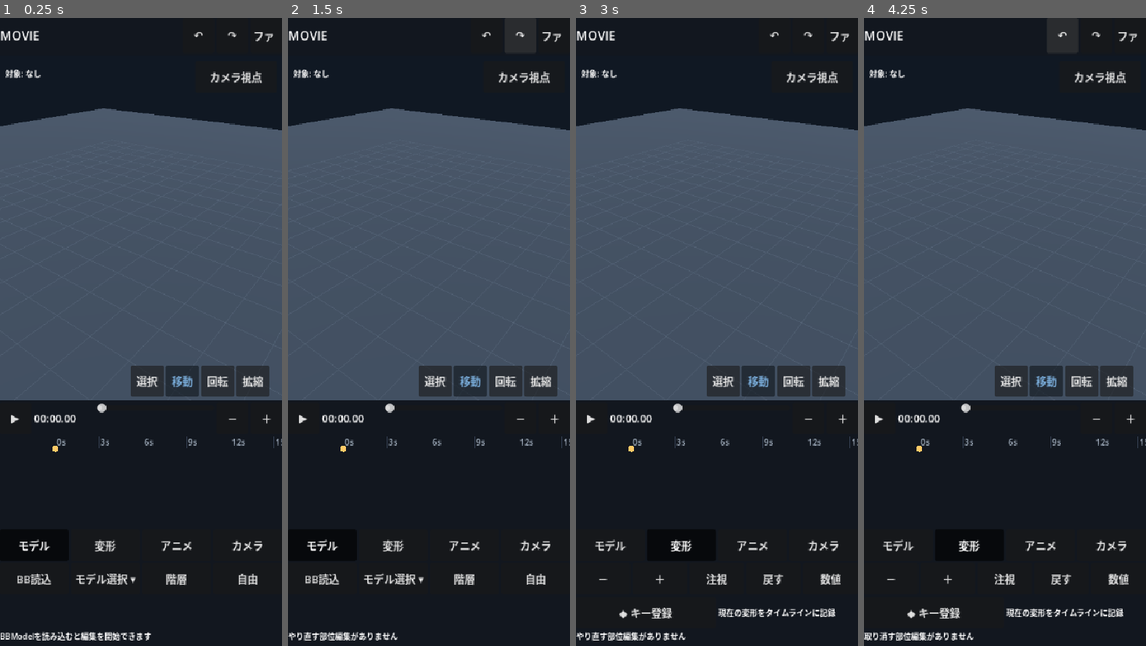
Above: before the commit, frames 1-4 (left to right).
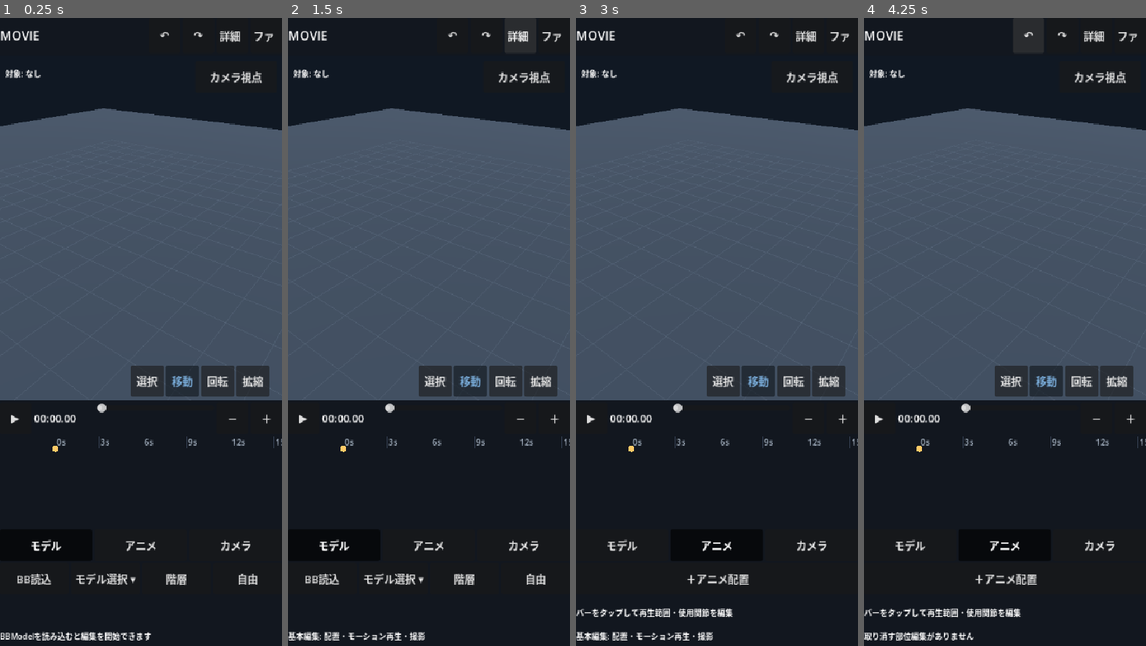
Above: after the commit, the same moments.

Repository: shejklgaia-png/movie_creater
Game: Godot game, scene res://scenes/editor.tscn
Two runs of this game, one before a commit and one after it. Both use one fixed random seed, a clock stepped at 60 frames per second and the inputs below.
Inputs (mouse positions are in pixels of both pictures, inside the frame that each line leads up to):
- Up to frame 1 (0.25 s): no input
- Up to frame 2 (1.5 s): click (519, 36) at 0.5 s, where only the run after the commit has a clickable "詳細編集"; click (519, 36) at 1.25 s, where only the run after the commit has a clickable "基本画面へ"
- Up to frame 3 (3 s): click "モデル" at 2 s; click (680, 545) at 2.75 s, where only the run before the commit has a clickable "変形"
- Up to frame 4 (4.25 s): click "↶" at 3.5 s

The runs differ from the first frame. In frame 1, 0.7% of the frame differs, in the area x 6-94%, y 2-85%; in frame 2, 1.2%; in frame 3, 2.5%, in the area x 0-94%, y 2-100%; in frame 4, 2.0%.

Commit message:
Separate basic and authoring workspaces; add clip loop and joint scope UI

Diff:
--- a/scripts/editor.gd
+++ b/scripts/editor.gd
@@ -70,6 +70,8 @@
 var category_pages: Dictionary = {}
 var category_buttons: Dictionary = {}
 var active_category := "モデル"
+var motion_workspace := false
+var workspace_button: Button
 var bb_assets: Dictionary = {}
 var picker_overlay: Control
 var picker_list: VBoxContainer
@@ -79,6 +81,9 @@
 var clip_title: Label
 var clip_fields: Dictionary = {}
 var clip_bone_list: VBoxContainer
+var clip_scope_controls: VBoxContainer
+var clip_limit_check: CheckBox
+var clip_loop_check: CheckBox
 var editing_clip_model := ""
 var editing_clip_uid := ""
 var mode_index := 0
@@ -158,6 +163,8 @@
     header.add_child(app_title)
     _make_button(header, "↶", _undo_part_edit).tooltip_text = "関節編集のみ取り消し"
     _make_button(header, "↷", _redo_part_edit).tooltip_text = "関節編集のみやり直し"
+    workspace_button = _make_button(header, "詳細編集", _toggle_workspace)
+    workspace_button.tooltip_text = "基本編集と関節・キーフレームの詳細編集を切り替え"
     _make_button(header, "ファイル", _open_file_menu)
 
     preview_panel = Control.new()
@@ -265,6 +272,7 @@
     timeline.key_dragged.connect(_on_key_dragged)
     timeline.clip_tapped.connect(_timeline_bar_tapped)
     timeline.clip_dragged.connect(_timeline_bar_dragged)
+    timeline.loop_end_dragged.connect(_on_loop_end_dragged)
     timeline.vertical_pan_requested.connect(_timeline_vertical_pan)
 
     # Four bounded categories replace five permanently stacked toolbar rows.
@@ -349,6 +357,7 @@
     _category_action(camera_row, "カメラ◆", _insert_camera_key)
     _category_action(camera_row, "カット編集", _open_camera_menu)
     _select_category("モデル")
+    _refresh_workspace()
 
     status_label = Label.new()
     status_label.custom_minimum_size = Vector2(0, 24)
@@ -390,6 +399,22 @@
     for key in category_pages:
         (category_pages[key] as Control).visible = key == category
         (category_buttons[key] as Button).set_pressed_no_signal(key == category)
+
+func _toggle_workspace() -> void:
+    motion_workspace = not motion_workspace
+    if not motion_workspace and pose_record_mode:
+        _toggle_pose_record()
+    _refresh_workspace()
+    _select_category("変形" if motion_workspace else "モデル")
+    _show_message("モーション編集: 関節とキーを編集できます" if motion_workspace else "基本編集: 配置・モーション再生・撮影")
+
+func _refresh_workspace() -> void:
+    if workspace_button != null:
+        workspace_button.text = "基本画面へ" if motion_workspace else "詳細編集"
+    if category_buttons.has("変形"):
+        (category_buttons["変形"] as Control).visible = motion_workspace
+    if pose_record_button != null:
+        pose_record_button.visible = motion_workspace
 
 func _change_timeline_zoom(direction: int) -> void:
     if timeline == null:
@@ -929,7 +954,7 @@
             continue
         var source_time := ClipEngine.source_time(active, current_time)
         sampler.apply_clip(asset["groups"], available[source_index], source_time,
-            bool(asset["old_format"]), active.get("enabled_groups", null))
+            bool(asset["old_format"]), active.get("enabled_groups", null) if bool(active.get("limit_bones", false)) else null)
 
 func _animation_duration(source: Dictionary) -> float:
     var declared := float(source.get("length", 0.0))
@@ -981,7 +1006,27 @@
     _set_playing(false)
     var rows: Array = clip_tracks[model_id]
     var clip: Dictionary = rows[index]
+    var previous_start := float(clip.get("start", 0.0))
     clip["start"] = snappedf(clampf(at, 0.0, maxf(0.0, DURATION - ClipEngine.clip_length(clip))), 0.01)
+    if bool(clip.get("loop", false)):
+        clip["loop_end"] = minf(DURATION, float(clip.get("loop_end", previous_start + ClipEngine.source_span(clip))) + float(clip["start"]) - previous_start)
+    rows[index] = clip
+    clip_tracks[model_id] = rows
+    _refresh_timeline()
+    _seek(current_time)
+    if finished:
+        _mark_dirty()
+
+func _on_loop_end_dragged(model_id: String, uid: String, seconds: float, finished: bool) -> void:
+    var index := _find_clip_index(model_id, uid)
+    if index < 0:
+        return
+    var rows: Array = clip_tracks[model_id]
+    var clip: Dictionary = rows[index]
+    if not bool(clip.get("loop", false)):
+        return
+    _set_playing(false)
+    clip["loop_end"] = ClipEngine.snap_loop_end(clip, seconds, DURATION)
     rows[index] = clip
     clip_tracks[model_id] = rows
     _refresh_timeline()
@@ -1074,19 +1119,36 @@
         number.value_changed.connect(_update_clip_field.bind(str(field["key"])))
         row.add_child(number)
         clip_fields[str(field["key"])] = number
+    clip_loop_check = CheckBox.new()
+    clip_loop_check.text = "アニメーションをループする"
+    clip_loop_check.custom_minimum_size.y = 50.0
+    clip_loop_check.toggled.connect(_toggle_clip_loop)
+    settings.add_child(clip_loop_check)
+    var loop_hint := Label.new()
+    loop_hint.text = "TL上の↻をドラッグすると、動作の終点でスナップしてループ回数を調整します"
+    loop_hint.autowrap_mode = TextServer.AUTOWRAP_WORD_SMART
+    settings.add_child(loop_hint)
+    clip_limit_check = CheckBox.new()
+    clip_limit_check.text = "再生する関節を限定する"
+    clip_limit_check.custom_minimum_size.y = 50.0
+    clip_limit_check.toggled.connect(_toggle_clip_joint_limit)
+    settings.add_child(clip_limit_check)
+    clip_scope_controls = VBoxContainer.new()
+    settings.add_child(clip_scope_controls)
     var explanation := Label.new()
-    explanation.text = "有効な関節だけにモーションを適用します"
+    explanation.text = "選択した関節と、その子関節だけにモーションを適用します"
     explanation.autowrap_mode = TextServer.AUTOWRAP_WORD_SMART
-    settings.add_child(explanation)
+    clip_scope_controls.add_child(explanation)
     var toolbar := HBoxContainer.new()
-    settings.add_child(toolbar)
+    clip_scope_controls.add_child(toolbar)
     _make_button(toolbar, "全関節ON", func(): _set_all_bones(true))
     _make_button(toolbar, "全関節OFF", func(): _set_all_bones(false))
     var caption := Label.new()
     caption.text = "関節一覧（親を選ぶと子も変更）"
-    settings.add_child(caption)
+    clip_scope_controls.add_child(caption)
     clip_bone_list = VBoxContainer.new()
-    settings.add_child(clip_bone_list)
+    clip_scope_controls.add_child(clip_bone_list)
+    clip_scope_controls.hide()
     _make_button(layout, "このクリップを削除", _delete_editing_clip)
     clip_overlay.hide()
 
@@ -1108,6 +1170,9 @@
     for field_name in ["start", "in", "out", "speed"]:
         var control: SpinBox = clip_fields[field_name]
         control.set_value_no_signal(float(active.get(field_name, 0.0)))
+    clip_loop_check.set_pressed_no_signal(bool(active.get("loop", false)))
+    clip_limit_check.set_pressed_no_signal(bool(active.get("limit_bones", false)))
+    clip_scope_controls.visible = clip_limit_check.button_pressed
     var source_duration := _animation_duration(animation)
     (clip_fields["in"] as SpinBox).max_value = source_duration
     (clip_fields["out"] as SpinBox).max_value = source_duration
@@ -1127,6 +1192,27 @@
         label.toggled.connect(_toggle_clip_bone.bind(model_id, uid, group_id))
         clip_bone_list.add_child(label)
     clip_overlay.show()
+
+func _toggle_clip_loop(enabled: bool) -> void:
+    var clip := _current_edit_clip()
+    if clip.is_empty():
+        return
+    clip["loop"] = enabled
+    if enabled:
+        # Default to two complete cycles, limited by the movie duration.
+        var start := float(clip.get("start", 0.0))
+        var cycle := ClipEngine.source_span(clip)
+        clip["loop_end"] = ClipEngine.snap_loop_end(clip, start + 2.0 * cycle, DURATION)
+    _save_edit_clip(clip)
+
+func _toggle_clip_joint_limit(enabled: bool) -> void:
+    if clip_scope_controls != null:
+        clip_scope_controls.visible = enabled
+    var clip := _current_edit_clip()
+    if clip.is_empty():
+        return
+    clip["limit_bones"] = enabled
+    _save_edit_clip(clip)
 
 func _current_edit_clip() -> Dictionary:
     var index := _find_clip_index(editing_clip_model, editing_clip_uid)
@@ -2699,7 +2785,9 @@
                     "uid": str(bar.get("uid", "")),
                     "start": float(bar.get("start", 0.0)),
                     "end": ClipEngine.end_time(bar),
-                    "label": _short_text(str(animations[which].get("name", "Motion")), 12)
+                    "label": _short_text(str(animations[which].get("name", "Motion")), 12),
+                    "loop": bool(bar.get("loop", false)),
+                    "cycle": ClipEngine.source_span(bar)
                 })
             rows.append({"id": id, "kind": "clips", "label": "↳動作", "clips": bars})
     if selected_part_model == selected_id and not selected_part_path.is_empty() and objects_by_id.has(selected_id):
@@ -2742,7 +2830,7 @@
             "bb_source": str(bb_assets[id]["source"]) if bb_assets.has(id) else "",
             "bb_clip_index": int(bb_assets[id]["clip_index"]) if bb_assets.has(id) else -1
         })
-    return {"version": 5, "duration": DURATION,
+    return {"version": 6, "duration": DURATION,
         "camera_keys": camera_keys.duplicate(true),
         "camera_tracks": camera_tracks.duplicate(true),
         "camera_cuts": camera_cuts.duplicate(true),
@@ -2872,6 +2960,9 @@
                     continue
                 var safe: Dictionary = ClipEngine.validate(stored,
                     _animation_duration(clips[animation_index]), DURATION)
+                # Earlier projects only stored the list, without the opt-in switch.
+                if not stored.has("limit_bones") and stored.get("enabled_groups", null) is Array:
+                    safe["limit_bones"] = (stored["enabled_groups"] as Array).size() < (bb_assets[id]["groups"] as Dictionary).size()
                 if not (safe.get("enabled_groups", null) is Array):
                     var all_groups: Array = []
                     for uuid in (bb_assets[id]["groups"] as Dictionary).keys():
